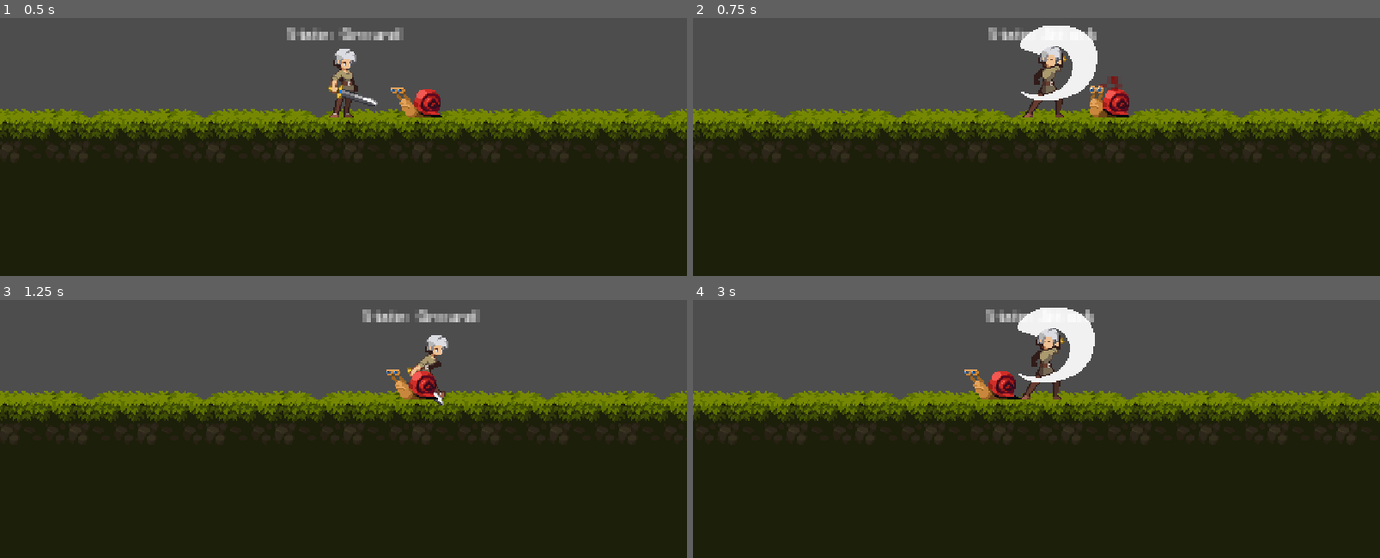
Above: before the commit, frames 1-4 (two rows, left to right).
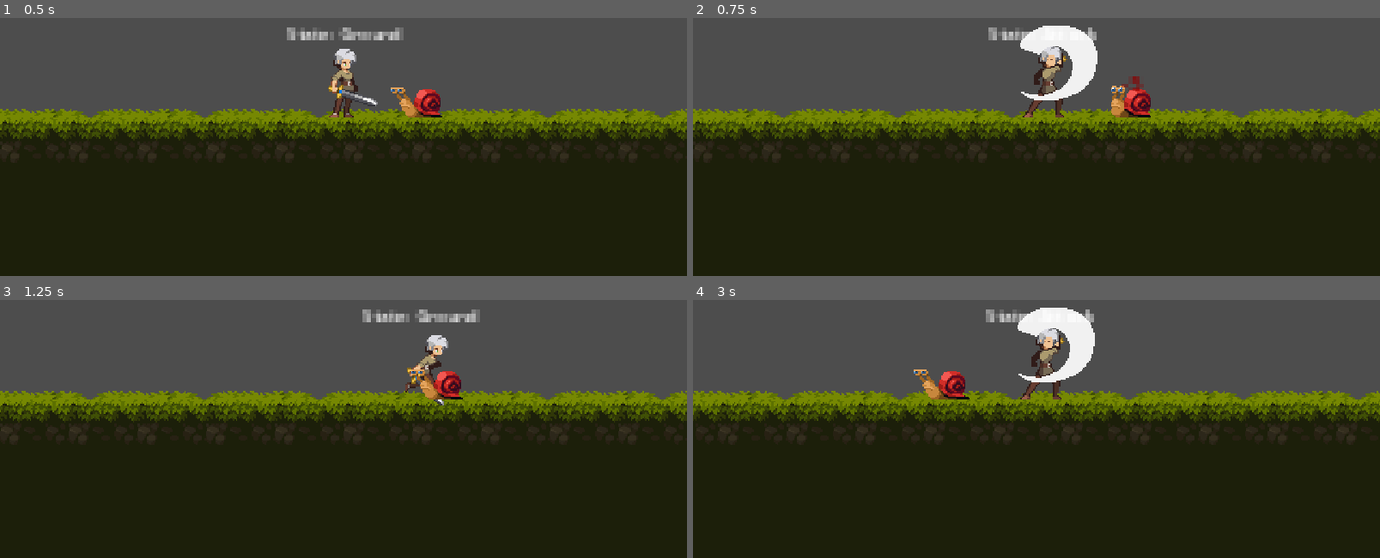
Above: after the commit, the same moments.

Repository: ericvennemeyer/ChrisTutorials2DPlatformer
Game: Godot game, scene res://Levels/test_level.tscn
The game is run twice, just before and just after one commit, with the same random seed, the same clock (stepped at 60 frames per second) and the same inputs.
Inputs:
- Up to frame 1 (0.5 s): no input
- Up to frame 2 (0.75 s): hold D (move_right) from 0.53 s (still down); hold F (attack) from 0.53 s (still down)
- Up to frame 3 (1.25 s): keep holding D (move_right); keep holding F (attack); tap Space (jump) at 0.77 s
- Up to frame 4 (3 s): release F (attack) at 1.28 s; tap F (attack) at 1.35, 2.85 s; tap Space (jump) at 1.52 s; release D (move_right) at 2.03 s; hold A (move_left) 2.03-2.78 s; hold F (attack) 2.03-2.78 s; hold D (move_right) from 2.78 s (still down)

Frame 1 is identical in both runs. In frame 2, 1.0% of the frame differs, in the area x 57-67%, y 22-39%; in frame 3, 0.9%; in frame 4, 1.2%, in the area x 32-48%, y 26-39%.

Commit message:
Add knockback to snail on hit

Diff:
--- a/Character/HitState.gd
+++ b/Character/HitState.gd
@@ -4,15 +4,32 @@
 @export var damageable: Damageable
 @export var dead_state: State
 @export var dead_animation: String = "dead"
+@export var knockback_speed: float = 100.0
+@export var return_state: State
+
+@onready var timer: Timer = $Timer
 
 
 func _ready() -> void:
 	damageable.on_hit.connect(on_damageable_hit)
 
 
-func on_damageable_hit(node: Node, damage_amount: int):
+func on_enter():
+	timer.start()
+
+
+func on_damageable_hit(node: Node, damage_amount: int, direction: int):
 	if damageable.health > 0:
+		character.velocity = knockback_speed * Vector2(direction, 0)
 		interrupt_state.emit(self)
 	else:
 		interrupt_state.emit(dead_state)
 		playback.travel(dead_animation)
+
+
+func on_exit():
+	character.velocity = Vector2.ZERO
+
+
+func _on_timer_timeout() -> void:
+	next_state = return_state
--- a/Character/SwordAttackArea.gd
+++ b/Character/SwordAttackArea.gd
@@ -1,6 +1,7 @@
 extends Area2D
 
 @export var damage: int = 5
+@export var actor: CharacterBody2D
 
 
 func _ready() -> void:
@@ -10,4 +11,8 @@
 func _on_body_entered(body: Node2D) -> void:
 	for child in body.get_children():
 		if child is Damageable:
-			child.hit(damage)
+			# Get direction from sword to body
+			var direction_to_damageable = body.global_position - actor.global_position
+			var direction_sign = sign(direction_to_damageable.x)
+
+			child.hit(damage, direction_sign)
--- a/Character/player.tscn
+++ b/Character/player.tscn
@@ -493,11 +493,12 @@
 script = ExtResource("11_n28jx")
 state_machine = NodePath("../CharacterStateMachine")
 
-[node name="SwordAttackArea" type="Area2D" parent="."]
+[node name="SwordAttackArea" type="Area2D" parent="." node_paths=PackedStringArray("actor")]
 collision_layer = 0
 collision_mask = 4
 monitoring = false
 script = ExtResource("13_7nq60")
+actor = NodePath("..")
 
 [node name="CollisionShape2D" type="CollisionShape2D" parent="SwordAttackArea"]
 position = Vector2(28.5, -1)
--- a/Enemies/Snail/Damageable.gd
+++ b/Enemies/Snail/Damageable.gd
@@ -1,7 +1,7 @@
 class_name Damageable
 extends Node
 
-signal on_hit(node: Node, damage_taken: int)
+signal on_hit(node: Node, damage_taken: int, direction: int)
 
 @export var actor: CharacterBody2D
 @export var health: int = 20:
@@ -12,9 +12,9 @@
 		health = value
 @export var death_animation: String = "dead"
 
-func hit(damage: int):
+func hit(damage: int, direction: int):
 	health -= damage
-	on_hit.emit(actor, damage)
+	on_hit.emit(actor, damage, direction)
 
 
 func _on_animation_tree_animation_finished(anim_name: StringName) -> void:
--- a/Enemies/Snail/snail.gd
+++ b/Enemies/Snail/snail.gd
@@ -2,6 +2,7 @@
 
 @export var starting_move_direction: Vector2 = Vector2.LEFT
 @export var move_speed: float = 30.0
+@export var hit_state: State
 
 @onready var animation_tree: AnimationTree = $AnimationTree
 @onready var character_state_machine: CharacterStateMachine = $CharacterStateMachine
@@ -25,7 +26,7 @@
 	var direction: Vector2 = starting_move_direction
 	if direction and character_state_machine.check_if_can_move():
 		velocity.x = direction.x * move_speed
-	else:
+	elif character_state_machine.current_state != hit_state:
 		velocity.x = move_toward(velocity.x, 0, move_speed)
 
 	move_and_slide()
--- a/Enemies/Snail/snail.tscn
+++ b/Enemies/Snail/snail.tscn
@@ -132,9 +132,10 @@
 states/walk/position = Vector2(361.5, 99.75)
 transitions = ["Start", "walk", SubResource("AnimationNodeStateMachineTransition_syvpt"), "walk", "dead", SubResource("AnimationNodeStateMachineTransition_jfkl5")]
 
-[node name="Snail" type="CharacterBody2D"]
+[node name="Snail" type="CharacterBody2D" node_paths=PackedStringArray("hit_state")]
 collision_layer = 4
 script = ExtResource("1_oac72")
+hit_state = NodePath("CharacterStateMachine/Hit")
 
 [node name="CollisionShape2D" type="CollisionShape2D" parent="."]
 position = Vector2(0.5, 3)
@@ -170,10 +171,16 @@
 script = ExtResource("5_7jr5l")
 can_move = false
 
-[node name="Hit" type="Node" parent="CharacterStateMachine" node_paths=PackedStringArray("damageable", "dead_state")]
+[node name="Hit" type="Node" parent="CharacterStateMachine" node_paths=PackedStringArray("damageable", "dead_state", "return_state")]
 script = ExtResource("6_v8jhu")
 damageable = NodePath("../../Damageable")
 dead_state = NodePath("../Dead")
+return_state = NodePath("../Walk")
 can_move = false
 
+[node name="Timer" type="Timer" parent="CharacterStateMachine/Hit"]
+wait_time = 0.25
+one_shot = true
+
 [connection signal="animation_finished" from="AnimationTree" to="Damageable" method="_on_animation_tree_animation_finished"]
+[connection signal="timeout" from="CharacterStateMachine/Hit/Timer" to="CharacterStateMachine/Hit" method="_on_timer_timeout"]
